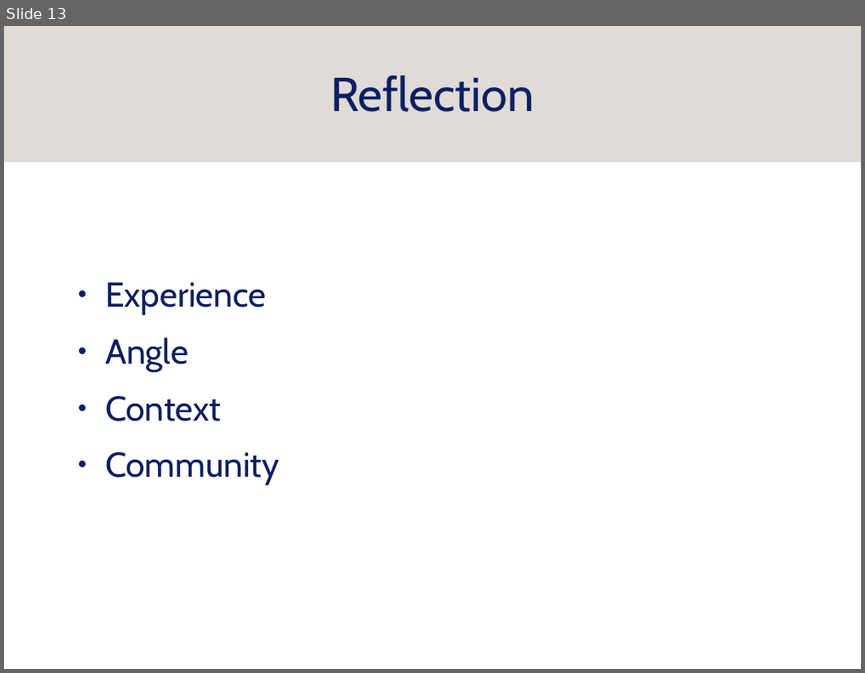
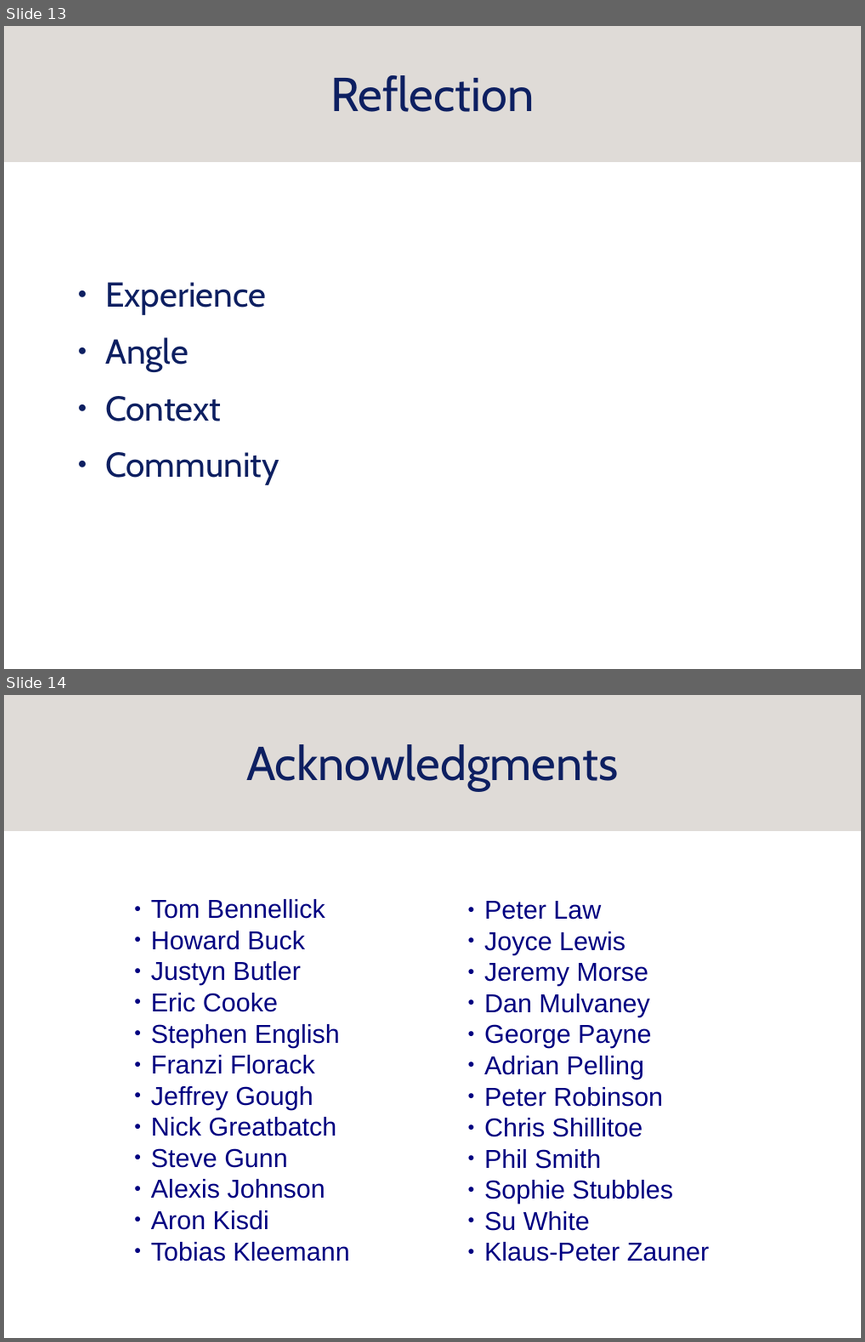
Before and after one commit to srobo/subversion-archive, a slide deck: presentations/robo-into-schools/robo-into-schools.odp. Shown one above the other, each under a label of ours: slide 13 before the commit, slides 13 and 14 after it. The pictures are 865x673 and 865x1342 pixels, drawn with LibreOffice and Linux fonts; fonts in the diff are those of the drawing; background and template pictures are left out. Boxes give left, top, right and bottom in pixels: in the first picture for what was removed or moved away, otherwise in the second. Text is boxed around its words. In the diff, an @@ line names an element or a change of style, - is before the commit and + after.

```diff
--- a/presentations/robo-into-schools/robo-into-schools.odp
+++ b/presentations/robo-into-schools/robo-into-schools.odp
@@ slide 14 added at (4,695,861,1338), background #FFFFFF; not listed: 1 template element that a slide beside it also shows @@
@@ title added at (246,744,618,791), 44 pt, text #0D1F61 @@
+Acknowledgments
@@ text added at (151,899,349,1261), 24 pt, text #000080 @@
+● Tom Bennellick
+● Howard Buck
+● Justyn Butler
+● Eric Cooke
+● Stephen English
+● Franzi Florack
+● Jeffrey Gough
+● Nick Greatbatch
+● Steve Gunn
+● Alexis Johnson
+● Aron Kisdi
+● Tobias Kleemann
@@ text added at (484,901,710,1261), 24 pt, text #000080 @@
+● Peter Law
+● Joyce Lewis
+● Jeremy Morse
+● Dan Mulvaney
+● George Payne
+● Adrian Pelling
+● Peter Robinson
+● Chris Shillitoe
+● Phil Smith
+● Sophie Stubbles
+● Su White
+● Klaus-Peter Zauner
```
Also in this commit, not shown: 1 slide changed.
